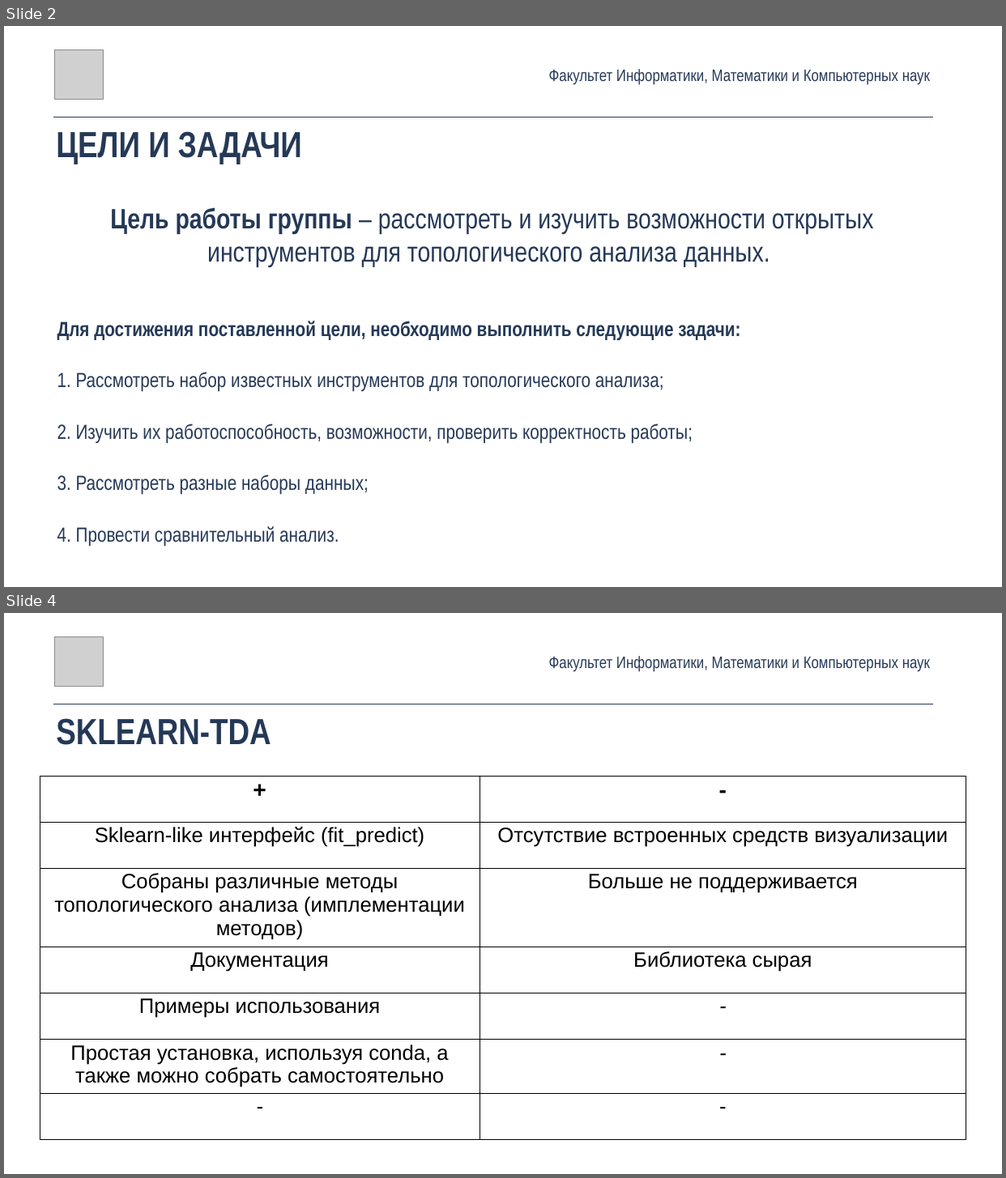
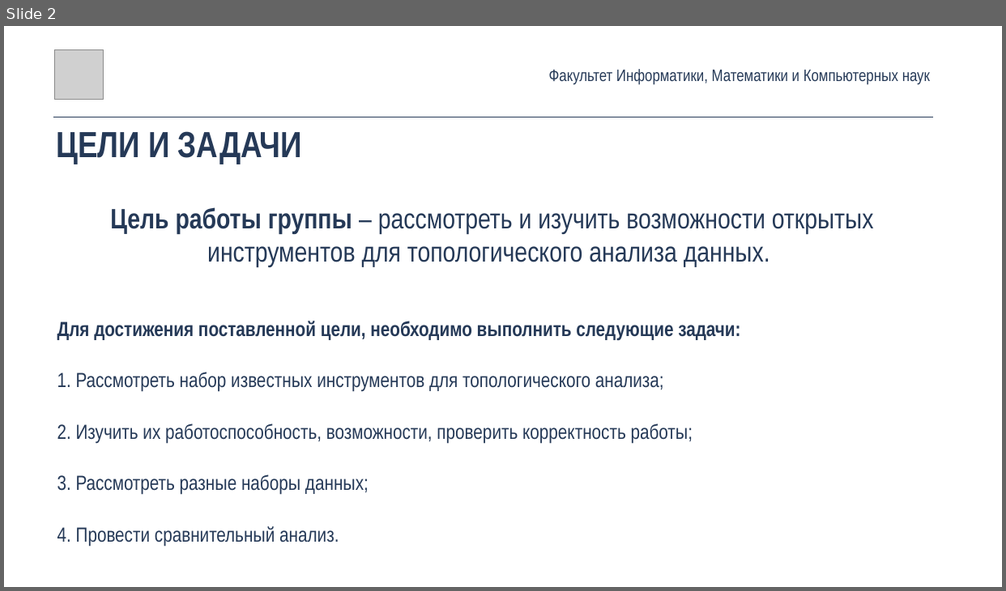
Before and after one commit to maksimovVva/hse-tda, a slide deck: survey.pptx. Shown one above the other, each under a label of ours: slides 2 and 4 before the commit, slide 2 after it; the slides between them are not shown. The pictures are 1006x1178 and 1006x591 pixels, drawn with LibreOffice and Linux fonts; fonts in the diff are those of the drawing; grey boxes stand for pictures. Boxes give left, top, right and bottom in pixels: in the first picture for what was removed or moved away, otherwise in the second. Text is boxed around its words. In the diff, an @@ line names an element or a change of style, - is before the commit and + after.

```diff
--- a/survey.pptx
+++ b/survey.pptx
@@ slide 4 removed at box(4, 613, 1002, 1174), background #FFFFFF @@
@@ picture removed at box(54, 637, 103, 686) @@
@@ text removed at box(549, 656, 930, 672) @@
-Факультет Информатики, Математики и Компьютерных наук
@@ line removed from (53, 704) to (933, 704) @@
@@ text removed at box(56, 718, 270, 745) @@
-SKLEARN-TDA
@@ table removed at box(40, 776, 965, 1114), 7 rows, 2 columns @@
-+ | -
-Sklearn-like интерфейс (fit_predict) | Отсутствие встроенных средств визуализации
-Собраны различные методы топологического анализа (имплементации методов) | Больше не поддерживается
-Документация | Библиотека сырая
-Примеры использования | -
-Простая установка, используя conda, а также можно собрать самостоятельно | -
-- | -
```
Also in this commit, not shown: 4 slides changed, 6 slides added, 7 other slides removed, 33 other files.
